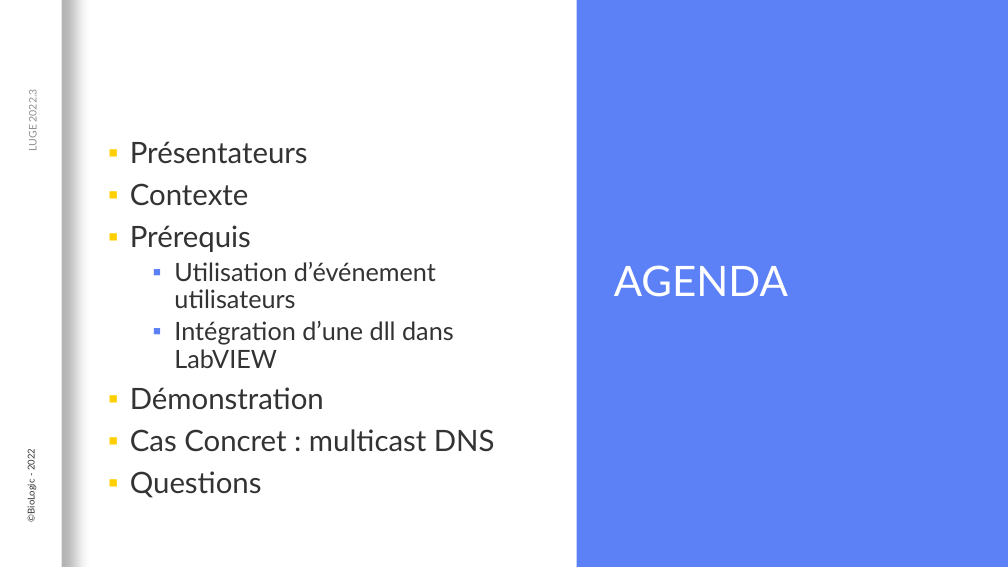
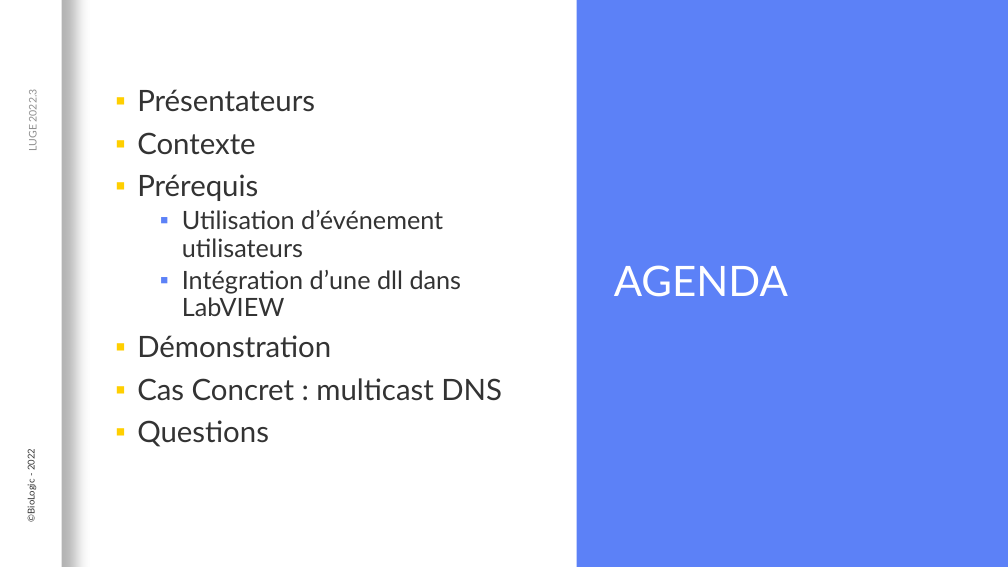
Before and after one commit to Loysse/PostLVUserEvent_Demo, a slide deck: slide 2 of Interaction événementielle entre du code C et LabVIEW.pptx. Drawn at 1008x567 pixels with LibreOffice and Linux fonts; fonts in the diff are those of the drawing; background and template pictures are left out. Boxes give left, top, right and bottom in pixels: in the first picture for what was removed or moved away, otherwise in the second. Text is boxed around its words. In the diff, an @@ line names an element or a change of style, - is before the commit and + after.

```diff
--- a/Interaction événementielle entre du code C et LabVIEW.pptx
+++ b/Interaction événementielle entre du code C et LabVIEW.pptx
@@ text "Présentateurs": place and size @@
-text "Présentateurs" at (130,141,495,498)
+text "Présentateurs" at (137,89,502,447)
```
Also in this commit, not shown: 7 other slides changed.
